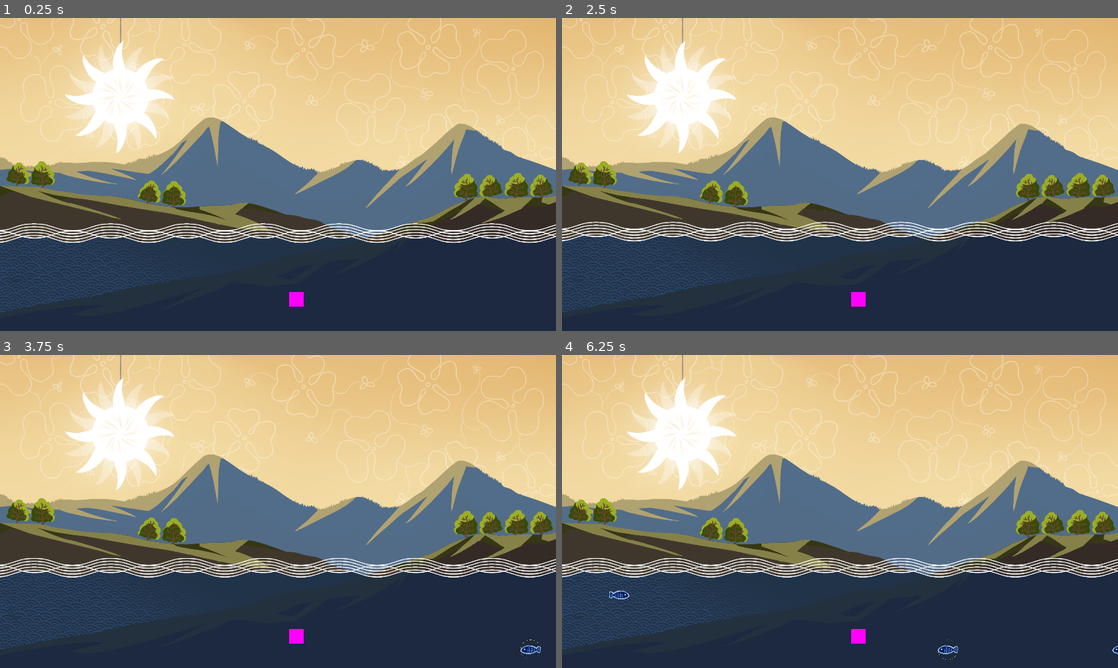
Above: before the commit, frames 1-4 (two rows, left to right).
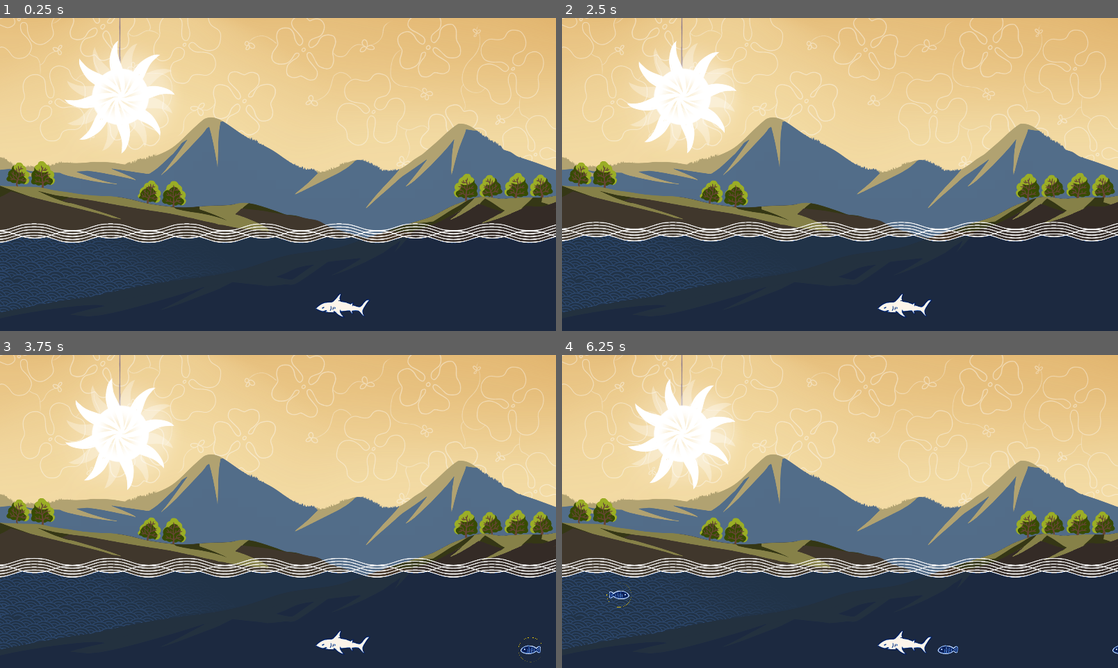
Above: after the commit, the same moments.

Repository: istamarahsan/youma-gemastik-2023
Game: Godot game, scene res://levels/level-4/level_4.tscn
The game is run twice, just before and just after one commit, with the same random seed, the same clock (stepped at 60 frames per second) and the same inputs. This scene is started directly instead of the project's main scene.
Inputs (mouse positions are in pixels of both pictures, inside the frame that each line leads up to):
- Up to frame 1 (0.25 s): no input
- Up to frame 2 (2.5 s): move the mouse to (962, 158) at 0.52 s; click (962, 158) at 0.67 s; move the mouse to (728, 190) at 1.27 s; click (728, 190) at 1.42 s; move the mouse to (895, 105) at 2.02 s; click (895, 105) at 2.17 s
- Up to frame 3 (3.75 s): move the mouse to (250, 574) at 2.77 s; click (250, 574) at 2.92 s; move the mouse to (544, 649) at 3.52 s; click (544, 649) at 3.67 s
- Up to frame 4 (6.25 s): move the mouse to (673, 464) at 4.27 s; click (673, 464) at 4.42 s; move the mouse to (867, 511) at 5.02 s; click (867, 511) at 5.17 s; move the mouse to (584, 596) at 5.77 s; click (584, 596) at 5.92 s

The runs differ from the first frame. In frame 1, 1.9% of the frame differs, in the area x 11-67%, y 0-96%; in frame 2, 2.4%; in frame 3, 2.6%; in frame 4, 2.8%, in the area x 8-72%, y 0-98%.

Commit message:
level 4 fixup

Diff:
--- a/levels/level-1/sun_rotate.gd
+++ b/levels/level-1/sun_rotate.gd
@@ -16,4 +16,3 @@
 	time += time_offset
 	time = time / lerpf(min_amp_down, max_amp_down, 1-amplitude)
 	rotation = fmod(time, 2 * PI) * -1 if not clockwise else 1
-#	rotation += fmod(PI * delta * (-1 if not clockwise else 1) / lerpf(min_amp_down, max_amp_down, 1-amplitude), 2 * PI)
--- a/levels/level-4/riverbank.tscn
+++ b/levels/level-4/riverbank.tscn
@@ -1,18 +1,22 @@
-[gd_scene load_steps=17 format=3 uid="uid://dj3y7uk2ausgm"]
+[gd_scene load_steps=21 format=3 uid="uid://dj3y7uk2ausgm"]
 
 [ext_resource type="Texture2D" uid="uid://bms4y7aqc81lw" path="res://assets/maps/4RiverBank/River Bank L6.png" id="1_bvx0w"]
 [ext_resource type="Script" path="res://levels/level-4/riverbank.gd" id="1_fua2c"]
-[ext_resource type="Texture2D" uid="uid://hhksd4ku8fao" path="res://assets/maps/4RiverBank/River Bank L5.png" id="2_4wbof"]
 [ext_resource type="Texture2D" uid="uid://c840376itxml3" path="res://assets/maps/4RiverBank/River Bank L4.png" id="3_40tqm"]
 [ext_resource type="Texture2D" uid="uid://dmtkk7hdoom4o" path="res://assets/maps/4RiverBank/River Bank L3.png" id="4_phqw6"]
+[ext_resource type="Texture2D" uid="uid://kbwvtw0th3kf" path="res://assets/maps/4RiverBank/River Bank L5 Sun 2.png" id="4_r1dcm"]
+[ext_resource type="Texture2D" uid="uid://bxjry21xkqmjh" path="res://assets/maps/4RiverBank/River Bank L5 Sun 3.png" id="4_ufl1t"]
+[ext_resource type="Texture2D" uid="uid://dljes7sriy63l" path="res://assets/maps/4RiverBank/River Bank L5 Rope.png" id="4_yd2fx"]
+[ext_resource type="Script" path="res://levels/level-1/sun_rotate.gd" id="5_2hej7"]
 [ext_resource type="Texture2D" uid="uid://6uag1cpbqpx6" path="res://assets/maps/4RiverBank/River Bank L2.png" id="5_b43al"]
+[ext_resource type="Texture2D" uid="uid://cjg4c2lsxgx6m" path="res://assets/maps/4RiverBank/River Bank L5 Sun 1.png" id="5_yoc01"]
 [ext_resource type="Texture2D" uid="uid://bhcp64xwm6l8k" path="res://assets/maps/4RiverBank/River Bank L1.png" id="6_3kdpg"]
 [ext_resource type="Texture2D" uid="uid://c431ykiiobg1" path="res://assets/maps/4RiverBank/River Bank L1 (Overlay).png" id="7_tvtli"]
 [ext_resource type="Shader" path="res://shaders/overlay_screen.gdshader" id="8_urkj8"]
 [ext_resource type="Script" path="res://levels/props/bob.gd" id="9_dve35"]
-[ext_resource type="PackedScene" uid="uid://bmxug32uvmx3p" path="res://levels/components/player-avatar/placeholder_avatar.tscn" id="12_504bm"]
 [ext_resource type="Script" path="res://levels/level_state_hook.gd" id="13_beo5v"]
 [ext_resource type="PackedScene" uid="uid://dt385jgnnpvbw" path="res://levels/level-4/time_attack_spawner.tscn" id="13_kb7ji"]
+[ext_resource type="PackedScene" uid="uid://cdo0vs8v01f00" path="res://levels/components/player-avatar/sura_avatar.tscn" id="17_tctuh"]
 
 [sub_resource type="ShaderMaterial" id="ShaderMaterial_5d4sj"]
 shader = ExtResource("8_urkj8")
@@ -28,7 +32,7 @@
 
 [node name="Riverbank" type="Node2D" node_paths=PackedStringArray("player_avatar", "state_hook")]
 script = ExtResource("1_fua2c")
-player_avatar = NodePath("PlayerAvatar")
+player_avatar = NodePath("Sura")
 state_hook = NodePath("LevelStateHook")
 metadata/_edit_lock_ = true
 
@@ -53,30 +57,65 @@
 z_as_relative = false
 texture = ExtResource("1_bvx0w")
 centered = false
+metadata/_edit_lock_ = true
 
-[node name="RiverBankL5" type="Sprite2D" parent="BG"]
+[node name="RiverBankL5Rope" type="Sprite2D" parent="BG"]
 z_index = -99
 z_as_relative = false
-texture = ExtResource("2_4wbof")
-centered = false
+position = Vector2(414, 55)
+texture = ExtResource("4_yd2fx")
+metadata/_edit_lock_ = true
+
+[node name="RiverBankL5Sun3" type="Sprite2D" parent="BG"]
+z_index = -99
+z_as_relative = false
+position = Vector2(414, 273)
+texture = ExtResource("4_ufl1t")
+metadata/_edit_lock_ = true
+
+[node name="RiverBankL5Sun2" type="Sprite2D" parent="BG"]
+z_index = -99
+z_as_relative = false
+position = Vector2(414, 273)
+texture = ExtResource("4_r1dcm")
+script = ExtResource("5_2hej7")
+clockwise = false
+editor_rotate = false
+time_offset = 8.3
+amplitude = 0.15
+metadata/_edit_lock_ = true
+
+[node name="RiverBankL5Sun1" type="Sprite2D" parent="BG"]
+z_index = -99
+z_as_relative = false
+position = Vector2(414, 273)
+texture = ExtResource("5_yoc01")
+script = ExtResource("5_2hej7")
+clockwise = false
+editor_rotate = false
+amplitude = 0.7
+metadata/_edit_lock_ = true
 
 [node name="RiverBankL4" type="Sprite2D" parent="BG"]
 z_index = -98
 z_as_relative = false
 texture = ExtResource("3_40tqm")
 centered = false
+metadata/_edit_lock_ = true
 
 [node name="RiverBankL3" type="Sprite2D" parent="BG"]
 z_index = -97
 z_as_relative = false
 texture = ExtResource("4_phqw6")
 centered = false
+metadata/_edit_lock_ = true
 
 [node name="RiverBankL2" type="Sprite2D" parent="BG"]
 z_index = -96
 z_as_relative = false
 texture = ExtResource("5_b43al")
 centered = false
+metadata/_edit_lock_ = true
 
 [node name="RiverBankL1" type="Sprite2D" parent="BG" node_paths=PackedStringArray("sprite")]
 z_index = -95
@@ -88,6 +127,7 @@
 sprite = NodePath(".")
 max_offset = 5.0
 amplitude = 0.2
+metadata/_edit_lock_ = true
 
 [node name="River" type="Sprite2D" parent="." node_paths=PackedStringArray("sprite")]
 z_index = 1
@@ -101,9 +141,6 @@
 max_offset = 5.0
 amplitude = 0.2
 metadata/_edit_lock_ = true
-
-[node name="PlayerAvatar" parent="." instance=ExtResource("12_504bm")]
-position = Vector2(1023, 970)
 
 [node name="LevelStateHook" type="Node" parent="."]
 script = ExtResource("13_beo5v")
@@ -133,3 +170,6 @@
 [node name="CollisionShape2D" type="CollisionShape2D" parent="BoundsBin2"]
 shape = SubResource("RectangleShape2D_tf3ad")
 metadata/_edit_lock_ = true
+
+[node name="Sura" parent="." instance=ExtResource("17_tctuh")]
+position = Vector2(1184, 992)
--- a/levels/level-4/time_attack_fish.tscn
+++ b/levels/level-4/time_attack_fish.tscn
@@ -16,7 +16,7 @@
 io = NodePath("InteractionObject")
 
 [node name="InteractionObject" parent="." instance=ExtResource("1_6xtpg")]
-radius = 38
+radius = 47
 is_moving_target = true
 
 [node name="IoSfx" parent="." node_paths=PackedStringArray("io") instance=ExtResource("3_id6x8")]
